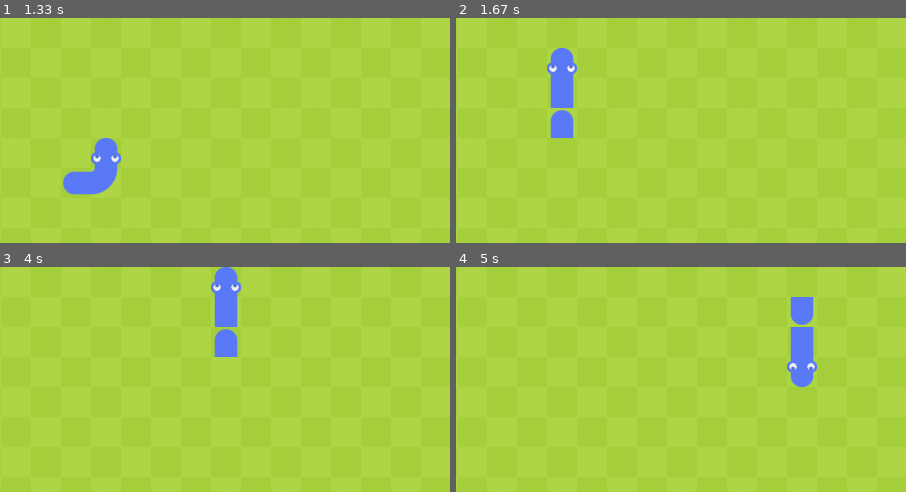
Above: before the commit, frames 1-4 (two rows, left to right).
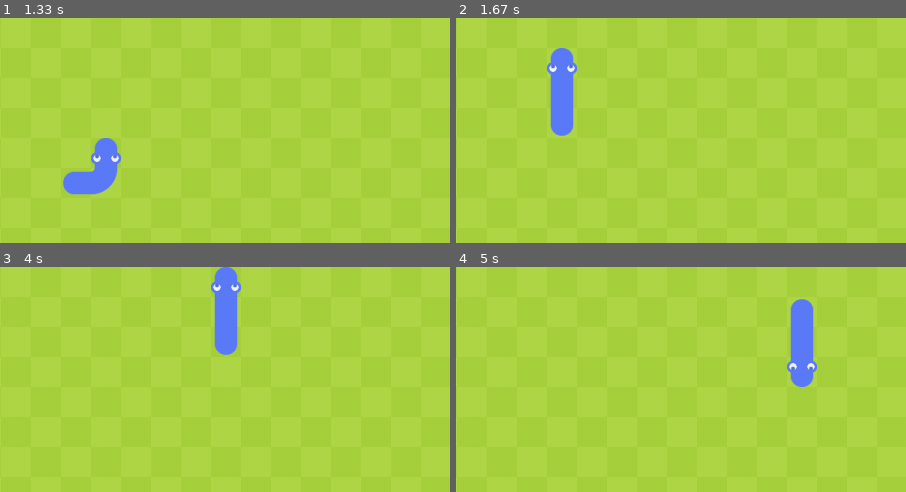
Above: after the commit, the same moments.

Repository: Chiarasenu/PYGAME-GIOCO-3P
Game: pygame game, started from gioco/gioco_snake.py
The game is run twice, just before and just after one commit, with the same random seed, the same clock (stepped at 60 frames per second) and the same inputs.
Inputs (mouse positions are % of the whole screen's width and height, from its top left):
- Up to frame 1 (1.33 s): click (50, 75) at 0.38 s; hold W from 1.17 s (still down)
- Up to frame 2 (1.67 s): release W at 1.63 s
- Up to frame 3 (4 s): hold D 1.67-2.13 s; hold S 2.73-3.03 s; hold A 3.07-3.47 s; hold W 3.5-3.87 s; hold D from 3.9 s (still down)
- Up to frame 4 (5 s): release D at 4.53 s; hold S 4.57-4.93 s; hold A from 4.97 s (still down)
The pictures show only the part of the screen within x 23-73%, y 0-50%; the shares and areas given below are measured in that part.

Frame 1 is identical in both runs. In frame 2, 0.3% of the frame differs, in the area x 20-27%, y 40-54%; in frame 3, 0.3%; in frame 4, 0.3%.

Commit message:
sistemazione direzione coda sopra e sotto

Diff:
--- a/gioco/snake_blu.py
+++ b/gioco/snake_blu.py
@@ -74,9 +74,9 @@
         elif nuova_coda == Vector2(-1,0):
             self.coda = self.codaO
         elif nuova_coda == Vector2(0,1):
+            self.coda = self.codaN
+        elif nuova_coda == Vector2(0,-1):
             self.coda = self.codaS
-        elif nuova_coda == Vector2(0,-1):
-            self.coda = self.codaN
     def reset(self):
         self.body = [Vector2(5,10),Vector2(4,10),Vector2(3,10)]
         self.direction = Vector2(0,0)
